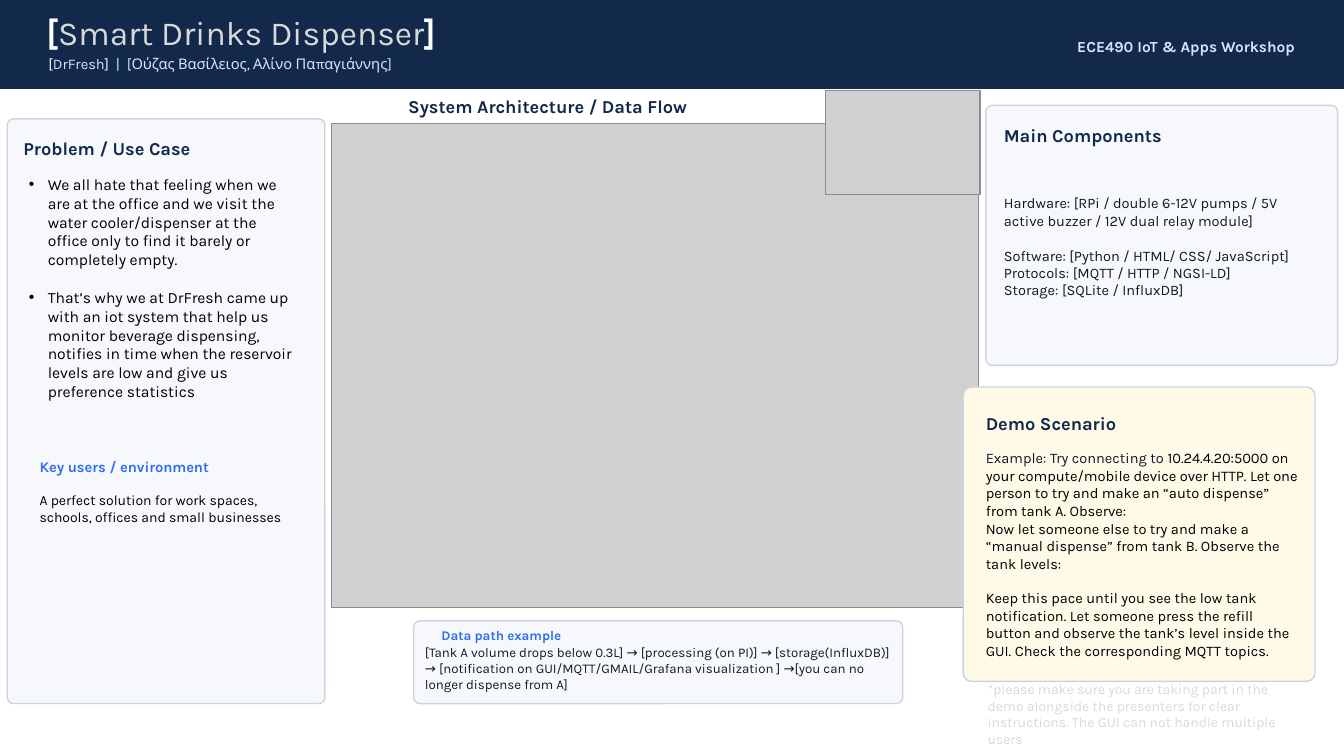
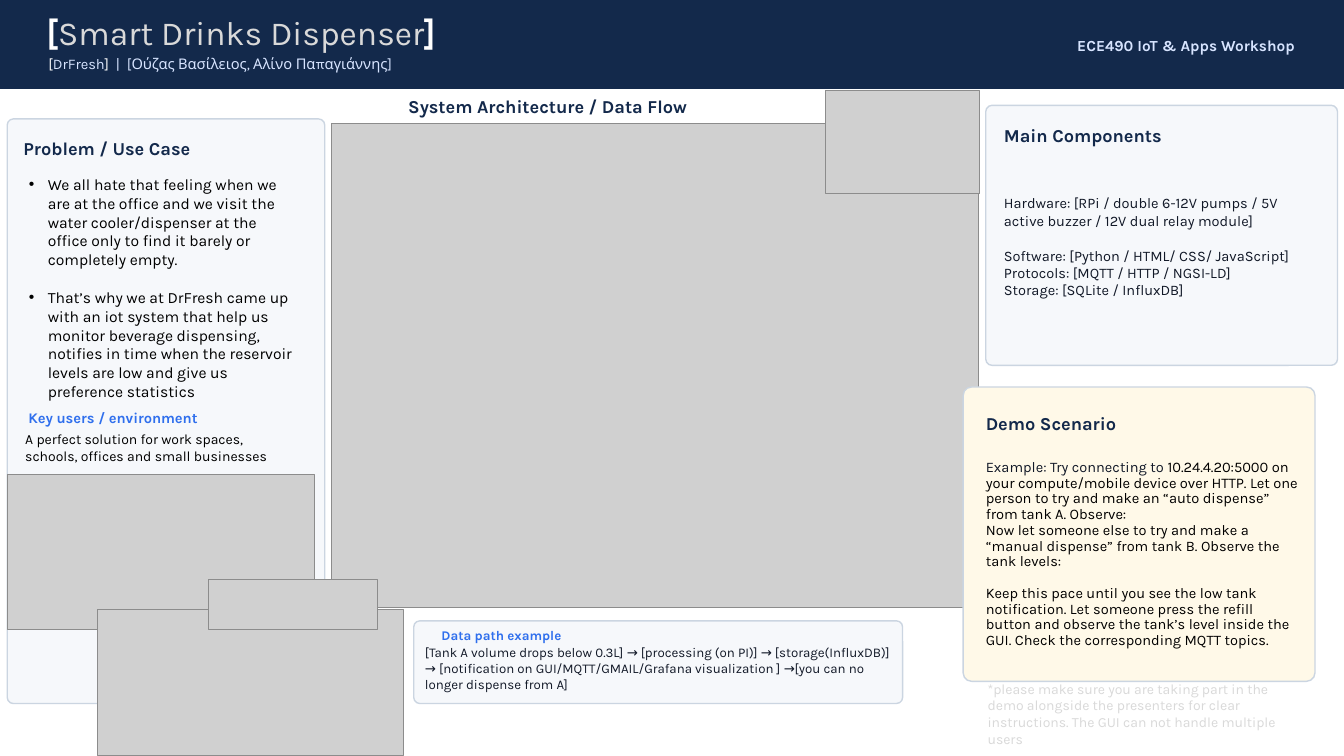
Before and after one commit to VasilisOuzas/ECE490-DrFresh, a slide deck: slide 1 of docs/DrFresh.pptx. Drawn at 1344x756 pixels with LibreOffice and Linux fonts; fonts in the diff are those of the drawing; grey boxes stand for pictures. Boxes give left, top, right and bottom in pixels: in the first picture for what was removed or moved away, otherwise in the second. Text is boxed around its words. In the diff, an @@ line names an element or a change of style, - is before the commit and + after.

Commit message:
Uploaded latest version of the workshop slide

```diff
--- a/docs/DrFresh.pptx
+++ b/docs/DrFresh.pptx
@@ text "Key users / environment": place and size @@
-text "Key users / environment" at [40, 461, 209, 476]
+text "Key users / environment" at [28, 412, 198, 427]
@@ text "A perfect solution for work ...": place and size @@
-text "A perfect solution for work ..." at [40, 495, 281, 524]
+text "A perfect solution for work ..." at [25, 434, 267, 463]
@@ picture added at [7, 475, 315, 630] @@
@@ text "Example: Try connecting to 10.24.4.20:5000 ..." at [986, 462, 1297, 649]: line spacing 1 to 0.9 @@
@@ picture added at [208, 580, 378, 629] @@
@@ picture added at [98, 610, 403, 756] @@
```
